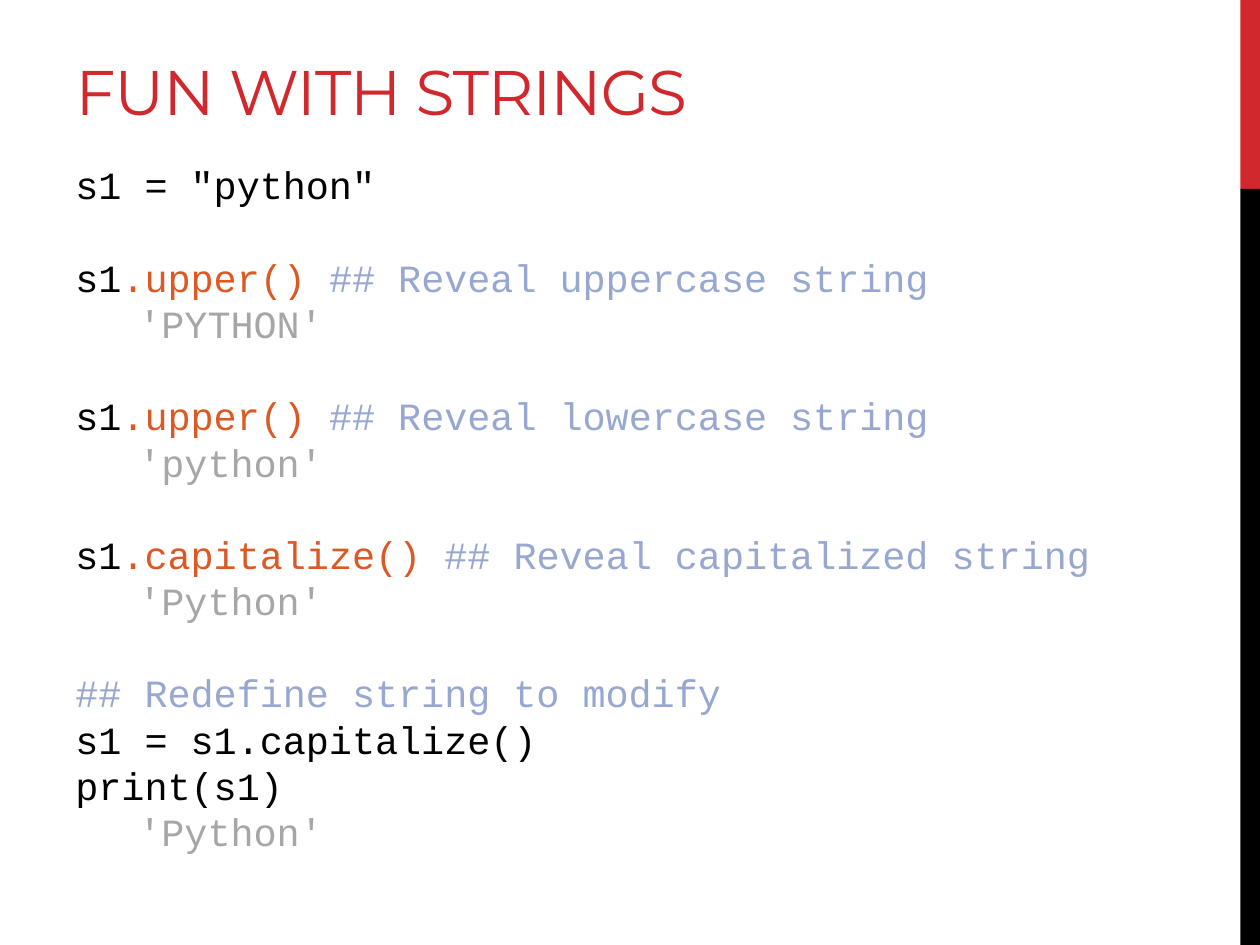
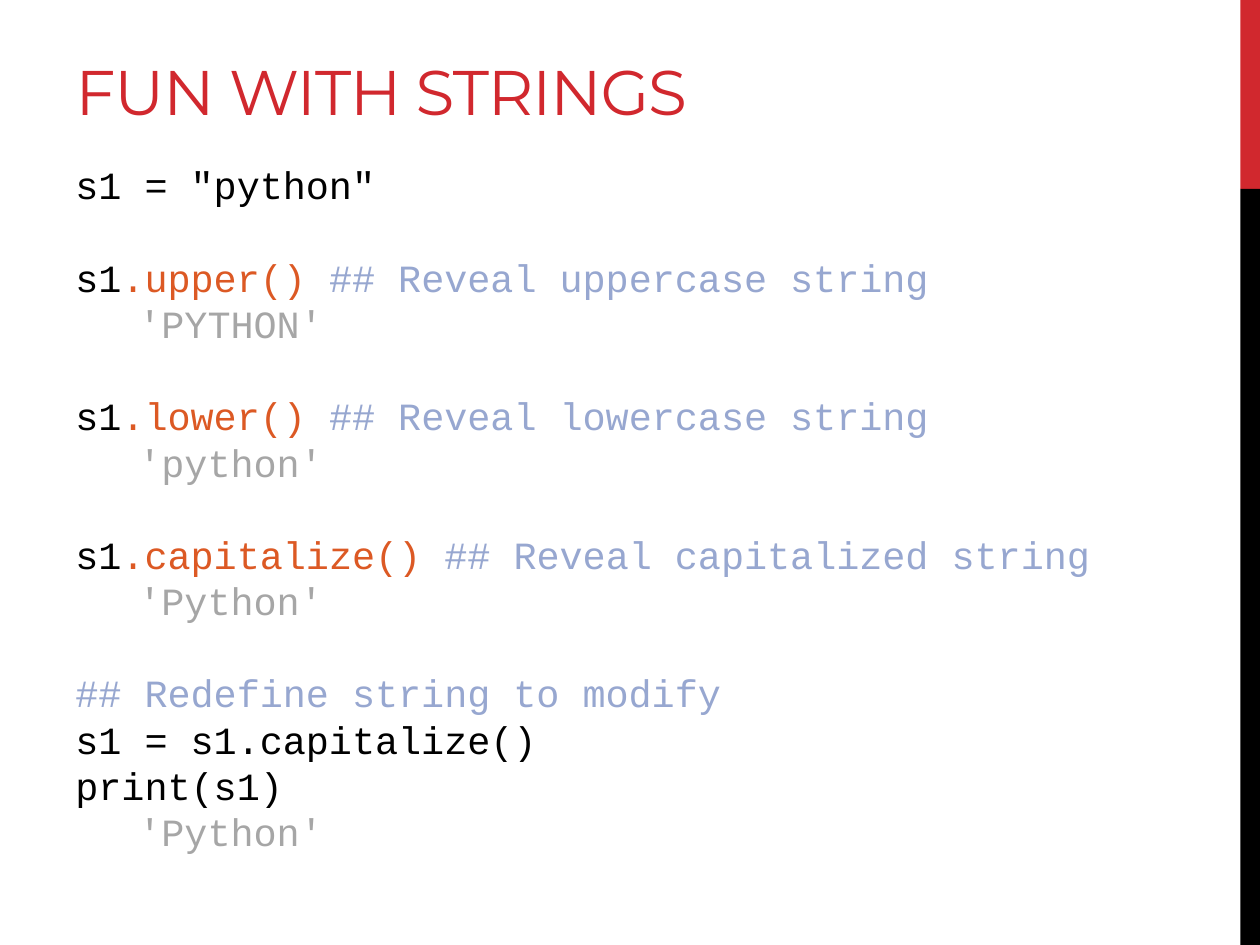
Before and after one commit to sjspielman/bdib2018_python, a slide deck: slide 49 of files/slides/slides_day1.pptx. Drawn at 1260x945 pixels with LibreOffice and Linux fonts; fonts in the diff are those of the drawing. Boxes give left, top, right and bottom in pixels: in the first picture for what was removed or moved away, otherwise in the second. Text is boxed around its words. In the diff, an @@ line names an element or a change of style, - is before the commit and + after.

Commit message:
slide typos

```diff
--- a/files/slides/slides_day1.pptx
+++ b/files/slides/slides_day1.pptx
@@ text at (75,403,928,438): text changed @@
-s1.upper() ## Reveal lowercase string
+s1.lower() ## Reveal lowercase string
```
Also in this commit, not shown: 1 slide added, 1 slide removed.
